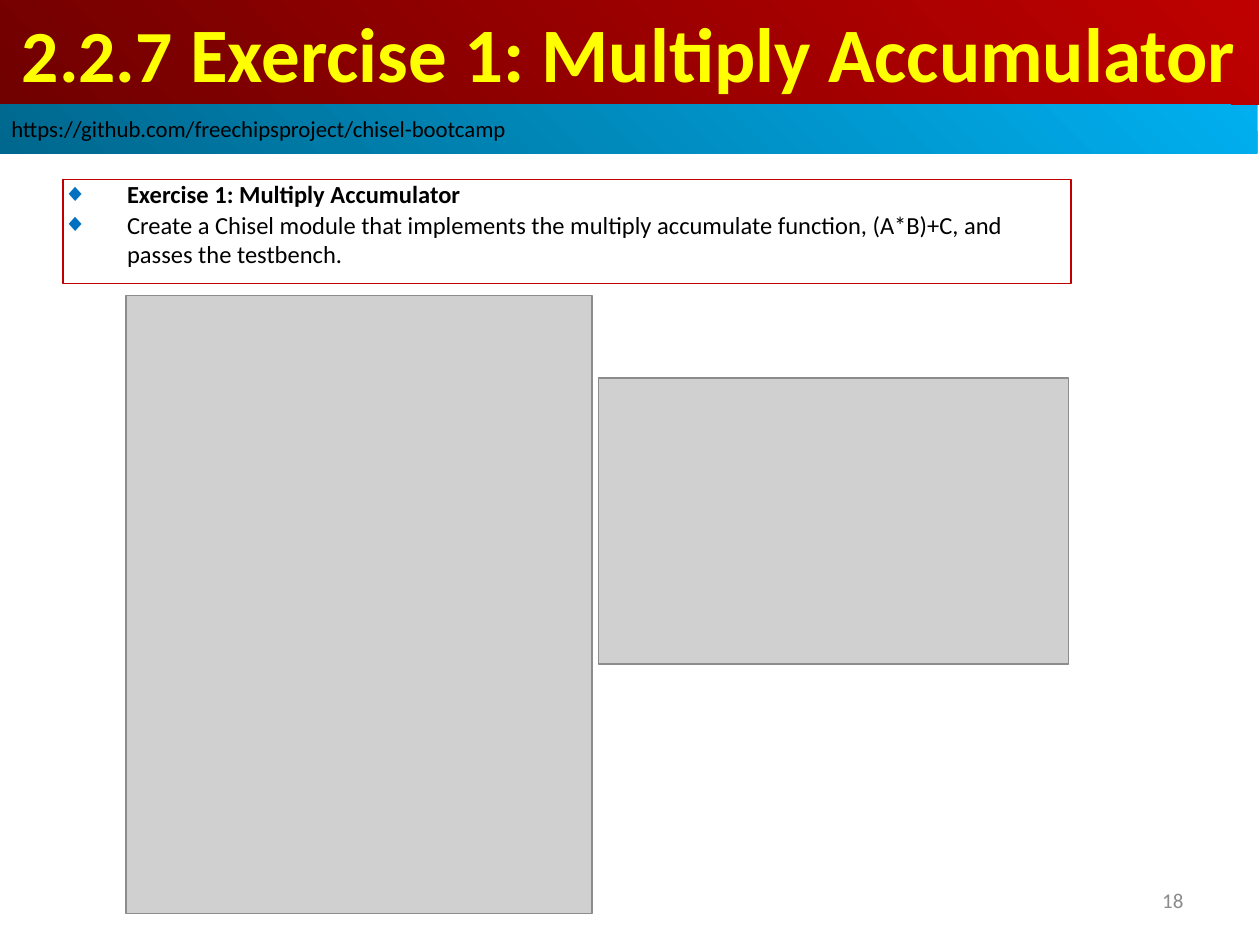
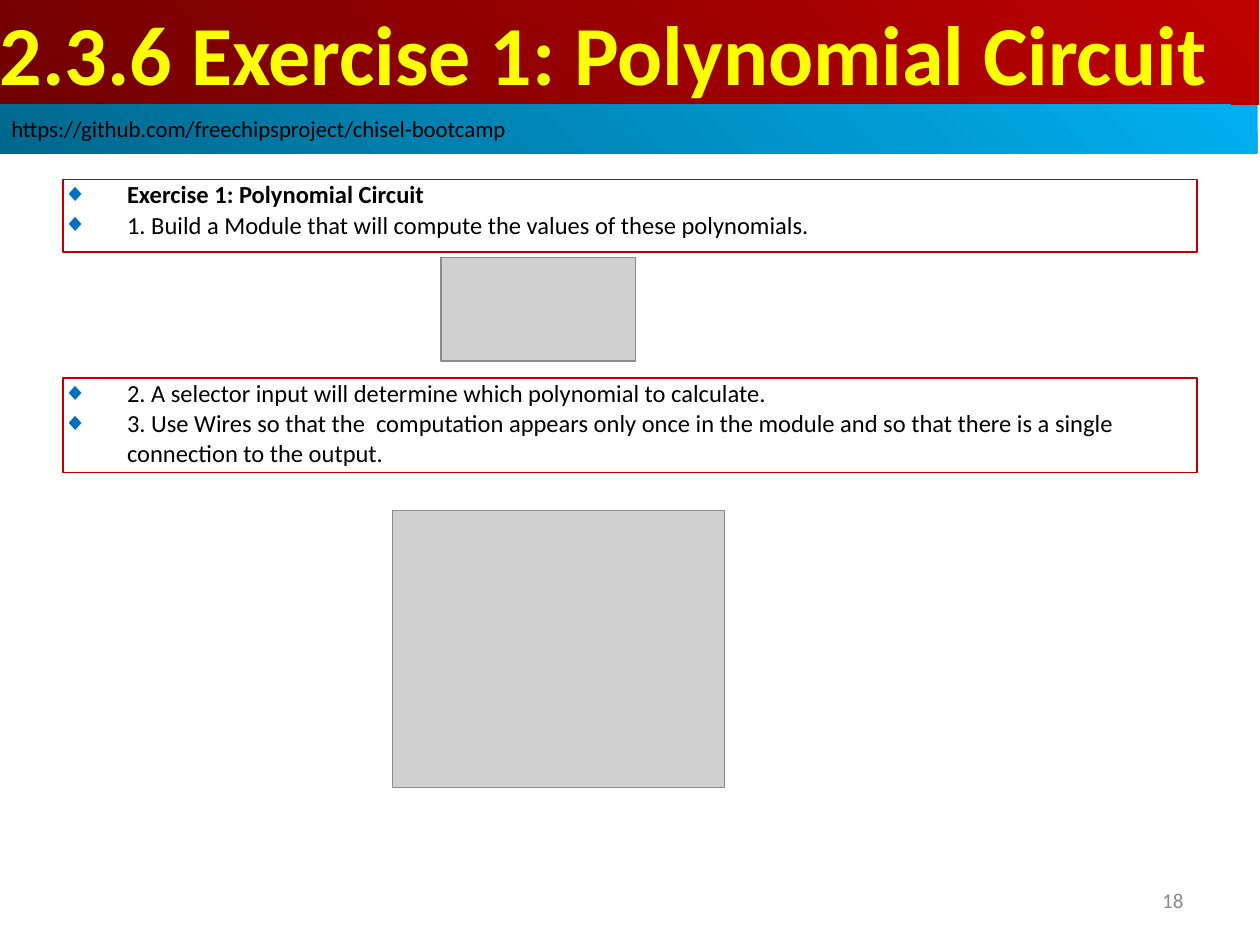
Before and after one commit to peterhchen/AIU_CS800_Chisel, a slide deck: slide 18 of 300_UCB_BC/002.3_Control_Flow/000_Video/002.3_Control_Flow.ppt. Drawn at 1260x945 pixels with LibreOffice and Linux fonts; fonts in the diff are those of the drawing; grey boxes stand for pictures. Boxes give left, top, right and bottom in pixels: in the first picture for what was removed or moved away, otherwise in the second. Text is boxed around its words. In the diff, an @@ line names an element or a change of style, - is before the commit and + after.

```diff
--- a/300_UCB_BC/002.3_Control_Flow/000_Video/002.3_Control_Flow.ppt
+++ b/300_UCB_BC/002.3_Control_Flow/000_Video/002.3_Control_Flow.ppt
@@ text in rectangle at box(0, 26, 1206, 105): text changed; size 44 to 48 pt @@
-2.2.7 Exercise 1: Multiply Accumulator
+2.3.6 Exercise 1: Polynomial Circuit
@@ rectangle "Exercise 1: Polynomial Circuit": place and size @@
-rectangle "Exercise 1: Polynomial Circuit" at box(63, 179, 1071, 284)
+rectangle "Exercise 1: Polynomial Circuit" at box(63, 179, 1197, 252)
@@ text in rectangle at box(127, 185, 809, 238): text changed @@
-◆ Exercise 1: Multiply Accumulator
-◆ Create a Chisel module that implements the multiply accumulate function, (A*B)+C, and passes the testbench.
+◆ Exercise 1: Polynomial Circuit
+◆ 1. Build a Module that will compute the values of these polynomials.
@@ picture: place and size @@
-picture at box(598, 378, 1068, 664)
+picture at box(441, 257, 635, 360)
@@ rectangle added at box(63, 378, 1197, 472), outline #C00000 0.74 pt, 14 pt, text #000000 @@
+◆ 2. A selector input will determine which polynomial to calculate.
+◆ 3. Use Wires so that the computation appears only once in the module and so that there is a single connection to the output.
@@ picture: place and size @@
-picture at box(126, 295, 592, 914)
+picture at box(392, 510, 724, 788)
```
Also in this commit, not shown: 7 other slides changed, 17 slides added, 17 slides removed.
